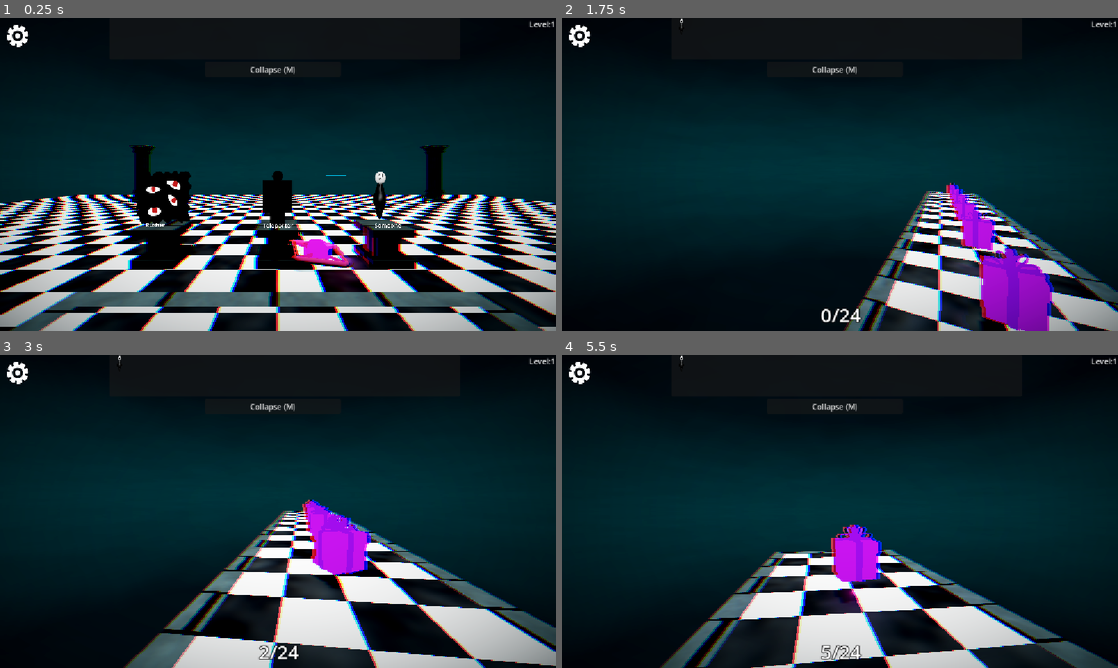
Above: before the commit, frames 1-4 (two rows, left to right).
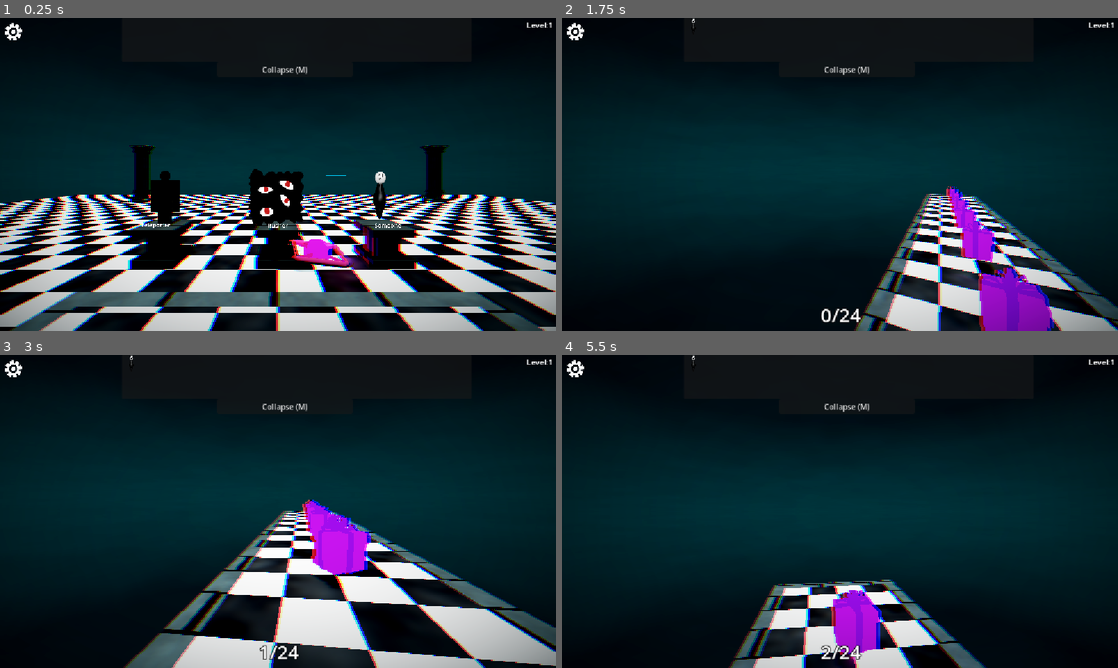
Above: after the commit, the same moments.

Repository: moonwavestudios/Voidscape
Game: Godot game, scene res://main.tscn
The game is run twice, just before and just after one commit, with the same random seed, the same clock (stepped at 60 frames per second) and the same inputs. The engine's default icon, where the game draws it, is replaced by a stand-in: a white triangle on a blue panel in a dark square.
Inputs (mouse positions are in pixels of both pictures, inside the frame that each line leads up to):
- Up to frame 1 (0.25 s): no input
- Up to frame 2 (1.75 s): tap Enter (ui_accept) at 0.5, 0.77, 1.52 s; move the mouse to (867, 174) at 0.52 s; hold Up (ui_up) from 0.53 s (still down); tap E (dash) at 0.6, 1.35 s; click (867, 174) at 0.67 s; tap F (interact) at 1.25 s; move the mouse to (812, 174) at 1.27 s; click (812, 174) at 1.42 s
- Up to frame 3 (3 s): keep holding Up (ui_up); move the mouse to (289, 505) at 2.02 s; tap F (interact) at 2.1 s; click (289, 505) at 2.17 s; tap E (dash) at 2.3, 2.85 s; move the mouse to (272, 517) at 2.77 s; click (272, 517) at 2.92 s
- Up to frame 4 (5.5 s): keep holding Up (ui_up); tap Enter (ui_accept) at 3.02, 3.77, 4.52 s; move the mouse to (878, 514) at 3.52 s; tap E (dash) at 3.6, 4.55, 5.1 s; click (878, 514) at 3.67 s; move the mouse to (795, 508) at 4.27 s; tap F (interact) at 4.35 s; click (795, 508) at 4.42 s; move the mouse to (845, 511) at 5.02 s; click (845, 511) at 5.17 s

The runs differ from the first frame. In frame 1, 2.1% of the frame differs, in the area x 0-100%, y 0-68%; in frame 2, 11%; in frame 3, 0.5%; in frame 4, 16%, in the area x 0-100%, y 0-100%.

Commit message:
added rushers sfx

Diff:
--- a/project.godot
+++ b/project.godot
@@ -24,6 +24,7 @@
 
 window/size/mode=4
 window/stretch/mode="canvas_items"
+window/stretch/aspect="expand"
 
 [global_group]
 
@@ -92,6 +93,10 @@
 ]
 }
 
+[input_devices]
+
+pointing/emulate_touch_from_mouse=true
+
 [physics]
 
 3d/physics_engine="Jolt Physics"
--- a/scenes/player_ui.tscn
+++ b/scenes/player_ui.tscn
@@ -14,6 +14,7 @@
 	if Input.is_action_just_pressed(\"Settings_Open\"):
 		$Settings.visible = not $Settings.visible
 		enabled = not enabled
+		$\"..\".menu_open = not $\"..\".menu_open
 		if enabled:
 			Input.set_mouse_mode(Input.MOUSE_MODE_CONFINED)
 		else:
@@ -71,6 +72,23 @@
 font_size = 31
 outline_size = 6
 outline_color = Color(0, 0, 0, 1)
+
+[sub_resource type="GDScript" id="GDScript_5vw27"]
+script/source = "extends HSlider
+
+@onready var camera = $\"../../../../../../Camera3D\"
+
+func _ready() -> void:
+	if not camera:
+		camera = get_viewport().get_camera_3d()
+	min_value = 30
+	max_value = 120
+	value = camera.fov
+	value_changed.connect(_on_value_changed)
+
+func _on_value_changed(new_value: float) -> void:
+	camera.fov = new_value
+"
 
 [sub_resource type="StyleBoxFlat" id="StyleBoxFlat_sk4pr"]
 bg_color = Color(0, 0, 0, 1)
@@ -92,6 +110,7 @@
 anchor_bottom = 1.0
 grow_horizontal = 2
 grow_vertical = 2
+mouse_filter = 2
 script = SubResource("GDScript_gygba")
 
 [node name="GiftsLabel" type="Label" parent="." unique_id=862672479]
@@ -119,8 +138,9 @@
 [node name="Mobile" type="Control" parent="." unique_id=1526959764]
 visible = false
 anchors_preset = 0
-offset_right = 40.0
-offset_bottom = 40.0
+offset_right = 6.0
+offset_bottom = 8.0
+mouse_filter = 2
 script = ExtResource("2_sk4pr")
 
 [node name="VirtualJoystick" type="VirtualJoystick" parent="Mobile" unique_id=47341495]
@@ -149,8 +169,9 @@
 
 [node name="SettingsButton" type="TextureButton" parent="." unique_id=256944336]
 layout_mode = 0
-offset_right = 70.0
-offset_bottom = 71.0
+offset_left = -1.0
+offset_right = 54.0
+offset_bottom = 55.0
 texture_normal = ExtResource("3_48xfa")
 ignore_texture_size = true
 stretch_mode = 0
@@ -158,14 +179,14 @@
 
 [node name="StuffPanel" type="Panel" parent="." unique_id=2072176008]
 layout_mode = 0
-offset_left = 227.0
-offset_right = 953.0
-offset_bottom = 86.0
+offset_left = 252.0
+offset_right = 977.0
+offset_bottom = 91.0
 
 [node name="GridContainer" type="GridContainer" parent="StuffPanel" unique_id=1110566949]
 layout_mode = 0
 offset_right = 727.0
-offset_bottom = 86.0
+offset_bottom = 90.0
 columns = 10
 
 [node name="Button" type="Button" parent="StuffPanel" unique_id=516023254]
@@ -180,10 +201,10 @@
 
 [node name="LevelLabel" type="Label" parent="." unique_id=1430607570]
 layout_mode = 0
-offset_left = 1037.0
-offset_top = 1.0
-offset_right = 1150.0
-offset_bottom = 24.0
+offset_left = 497.0
+offset_top = 3.0
+offset_right = 1145.0
+offset_bottom = 26.0
 text = "Level: 0"
 horizontal_alignment = 2
 
@@ -218,6 +239,7 @@
 offset_right = 626.0
 offset_bottom = 33.0
 allow_greater = true
+script = SubResource("GDScript_5vw27")
 
 [node name="Label" type="Label" parent="Settings" unique_id=1019620409]
 layout_mode = 0
--- a/scenes/threats/goober.tscn
+++ b/scenes/threats/goober.tscn
@@ -2,6 +2,7 @@
 
 [ext_resource type="Texture2D" uid="uid://c6aoundmvl08f" path="res://assets/images/rush.png" id="1_6kd72"]
 [ext_resource type="Script" uid="uid://v4rqnj5fid43" path="res://scripts/goober.gd" id="1_7b2qh"]
+[ext_resource type="AudioStream" uid="uid://c7eilkpmmsj56" path="res://assets/sfx/placeholder.mp3" id="3_ikfjj"]
 
 [sub_resource type="GDScript" id="GDScript_7b2qh"]
 script/source = "extends Area3D
@@ -22,6 +23,7 @@
 texture = ExtResource("1_6kd72")
 
 [node name="AudioStreamPlayer3D" type="AudioStreamPlayer3D" parent="." unique_id=1023939879]
+stream = ExtResource("3_ikfjj")
 
 [node name="Area3D" type="Area3D" parent="." unique_id=328892004]
 script = SubResource("GDScript_7b2qh")
--- a/scenes/world_7.tscn
+++ b/scenes/world_7.tscn
@@ -6,6 +6,7 @@
 [ext_resource type="Shader" uid="uid://byp45ooycf37s" path="res://shaders/underwater_wood.gdshader" id="4_sqawt"]
 [ext_resource type="PackedScene" uid="uid://ccxx1fvlstxf7" path="res://scenes/gifts.tscn" id="5_yr4sg"]
 [ext_resource type="PackedScene" uid="uid://d2b3o8glmbcy8" path="res://scenes/jumppad.tscn" id="6_ugkhc"]
+[ext_resource type="PackedScene" uid="uid://dbvxm8cy0ewaj" path="res://scenes/floors/floorD.tscn" id="7_ft1dk"]
 
 [sub_resource type="BoxShape3D" id="BoxShape3D_dl1o7"]
 size = Vector3(3.7759857, 0.113464355, 27.103733)
@@ -444,7 +445,7 @@
 mesh = SubResource("BoxMesh_sqawt")
 
 [node name="floor8" type="StaticBody3D" parent="." unique_id=531736811]
-transform = Transform3D(5.0007094e-07, 0, -26.574446, 0, 0.12740724, 0, 3.8134298, 0, 3.4848179e-06, -56.47437, 22.33, 0.03426087)
+transform = Transform3D(5.0007094e-07, 0, -26.574446, 0, 0.12740724, 0, 3.8134298, 0, 3.4848179e-06, -56.325603, 21.871176, 0.03426087)
 
 [node name="CollisionShape3D" type="CollisionShape3D" parent="floor8" unique_id=758491082]
 transform = Transform3D(0.99999934, 0, 0, 0, 0.9999995, 0, 0, 0, 0.9999965, 0, 0, 0)
@@ -477,40 +478,6 @@
 transform = Transform3D(-7.1345285e-10, 0, 1.2474781, 0, 1, 0, -0.016321898, 0, -5.4528993e-08, 0, 0, 0)
 mesh = SubResource("BoxMesh_sqawt")
 
-[node name="floor9" type="StaticBody3D" parent="." unique_id=1302877444]
-transform = Transform3D(4.2669635e-07, 0.105571896, -14.876771, -1.3812257e-07, 0.07132447, 22.020054, 3.8134298, -9.229387e-09, 2.462175e-06, -35.52507, 10.94586, 0.034701824)
-
-[node name="CollisionShape3D" type="CollisionShape3D" parent="floor9" unique_id=1365884116]
-transform = Transform3D(0.99999934, 0, 0, 0, 0.9999995, 0, 0, 0, 0.9999965, 0, 0, 0)
-shape = SubResource("BoxShape3D_yr4sg")
-
-[node name="MeshInstance3D" type="MeshInstance3D" parent="floor9/CollisionShape3D" unique_id=1607576764]
-mesh = SubResource("BoxMesh_ugkhc")
-
-[node name="CollisionShape3D2" type="CollisionShape3D" parent="floor9" unique_id=1154835470]
-transform = Transform3D(0.99999934, 0, 0, 0, 0.9999995, 0, 0, 0, 0.99998367, 0.56204104, 0, 0)
-shape = SubResource("BoxShape3D_ft1dk")
-
-[node name="MeshInstance3D" type="MeshInstance3D" parent="floor9/CollisionShape3D2" unique_id=74301399]
-transform = Transform3D(0.1200778, 0, 0, 0, 1, 0, 0, 0, 0.99999994, 0, 0, 0)
-mesh = SubResource("BoxMesh_dl1o7")
-
-[node name="CollisionShape3D3" type="CollisionShape3D" parent="floor9" unique_id=628395275]
-transform = Transform3D(0.99999934, 0, 0, 0, 0.9999995, 0, 0, 0, 0.99998355, -0.5593431, 0, 0)
-shape = SubResource("BoxShape3D_ft1dk")
-
-[node name="MeshInstance3D" type="MeshInstance3D" parent="floor9/CollisionShape3D3" unique_id=1236309730]
-transform = Transform3D(0.1200778, 0, 0, 0, 1, 0, 0, 0, 0.99999994, 0, 0, 0)
-mesh = SubResource("BoxMesh_dl1o7")
-
-[node name="CollisionShape3D5" type="CollisionShape3D" parent="floor9" unique_id=58008354]
-transform = Transform3D(0.9999994, 0, -1.5347723e-11, 0, 0.9999996, 0, 3.2773784e-13, 0, 0.9999834, 0.0028769008, 0, 0.50804913)
-shape = SubResource("BoxShape3D_h2fpa")
-
-[node name="MeshInstance3D" type="MeshInstance3D" parent="floor9/CollisionShape3D5" unique_id=1784186426]
-transform = Transform3D(-7.1345285e-10, 0, 1.2474781, 0, 1, 0, -0.016321898, 0, -5.4528993e-08, 0, 0, 0)
-mesh = SubResource("BoxMesh_sqawt")
-
 [node name="floor2" type="StaticBody3D" parent="." unique_id=22601603]
 transform = Transform3D(-3.81343, 0, 2.323212e-06, 0, 0.12740724, 0, -3.3338063e-07, 0, -26.574444, 0, 0, -15.232111)
 
@@ -800,3 +767,6 @@
 
 [node name="jumppad2" parent="." unique_id=1039322697 instance=ExtResource("6_ugkhc")]
 transform = Transform3D(1, 0, 0, 0, 1, 0, 0, 0, 1, -43.901123, 19.654703, 16.796747)
+
+[node name="floor10" parent="." unique_id=413518037 instance=ExtResource("7_ft1dk")]
+transform = Transform3D(1, 0, 0, 0, 1, 0, 0, 0, 1, -35.212914, 10.337526, 0)
--- a/scripts/game.gd
+++ b/scripts/game.gd
@@ -97,7 +97,6 @@
 	var map = _spawn_map()
 	$lobby.visible = false
 	$Maps.visible = true
-	spawn_monsters()
 	$"../Game".play()
 	$"../Intermission".stop()
 
@@ -109,6 +108,8 @@
 	for players in get_players():
 		players.global_position = $Maps/PlayerSpawn.position
 		players.get_node("player_ui/GiftsLabel").visible = true
+
+	get_tree().create_timer(3.0).timeout.connect(spawn_monsters)
 
 func end_round():
 	round_started = false
@@ -139,6 +140,10 @@
 	$Maps/Beacon.visible = false
 	$Maps/Beacon/CollisionShape3D.disabled = true
 
+func _delayed_spawn_monsters():
+	if round_started:
+		spawn_monsters()
+
 func _spawn_map():
 	spawn_random_room()
 
--- a/scripts/goober.gd
+++ b/scripts/goober.gd
@@ -59,11 +59,14 @@
 		"dashing":
 			dash_timer += delta
 			global_position += dash_direction * dash_speed * delta
+			if not $AudioStreamPlayer3D.playing:
+				$AudioStreamPlayer3D.play()
 			if dash_timer >= dash_duration:
 				state = "cooldown"
 				cooldown_timer = 0.0
 
 		"cooldown":
+			$AudioStreamPlayer3D.stop()
 			cooldown_timer += delta
 			if cooldown_timer >= cooldown:
 				state = "idle"
--- a/scripts/horse.gd
+++ b/scripts/horse.gd
@@ -107,6 +107,8 @@
 	var duration = 3.0
 	var steps = 30
 
+	$Area3D/CollisionShape3D.disabled = true
+
 	$Move.play()
 
 	var tween = create_tween()
@@ -123,6 +125,7 @@
 		_spawn_shockwave()
 		$Land.play()
 		$Move.stop()
+		$Area3D/CollisionShape3D.disabled = false
 	)
 
 func _on_area_3d_body_entered(body: Node3D) -> void:
--- a/scripts/idk.gd
+++ b/scripts/idk.gd
@@ -1,9 +1,8 @@
 extends Node3D
-
 @onready var game = $".."
-
 var selection_started = false
 var pending_selections = 0
+var total_selections = 0
 
 func _ready() -> void:
 	_populate_slots()
@@ -38,6 +37,7 @@
 		_hide_all_slots()
 		start_round()
 	else:
+		_activate_other_prox()
 		_populate_slots()
 
 func get_players():
@@ -45,17 +45,19 @@
 
 func _populate_slots() -> void:
 	var level = game.level
-	var categories = ["Threats"]
-	if level % 3 == 0:
+	var categories = []
+	var pick_number = total_selections - pending_selections + 1
+	if level % 3 == 0 and pick_number >= 2:
 		categories.append("Buffs")
 		categories.append("Curses")
-
+	else:
+		categories.append("Threats")
 	var all_options = []
 	for category in categories:
 		var options = ActiveModifiers.get_random_options(category, 3)
 		for mod_name in options.keys():
 			all_options.append({"category": category, "mod_name": mod_name, "mod_effect": options[mod_name]})
-
+	all_options.shuffle()
 	for i in range(min(3, all_options.size())):
 		var slot = _get_slot(i)
 		if not slot:
@@ -81,6 +83,7 @@
 func start_selection() -> void:
 	var level = game.level
 	pending_selections = 2 if level % 3 == 0 else 1
+	total_selections = pending_selections
 	selection_started = true
 	_activate_other_prox()
 	_activate_all_slots()
@@ -103,13 +106,3 @@
 	for child in get_children():
 		if child.name.contains("slot"):
 			child.visible = false
-
-func on_slot_chosen(category: String, mod_name: String, mod_effect: String) -> void:
-	ActiveModifiers._add_modifier(category, mod_name, mod_effect)
-	pending_selections -= 1
-
-	if pending_selections <= 0:
-		selection_started = false
-		_deactivate_other_prox()
-		_hide_all_slots()
-		start_round()
--- a/scripts/player.gd
+++ b/scripts/player.gd
@@ -2,25 +2,34 @@
 
 const MOUSE_SENSITIVITY = 0.008
 var pitch: float = 0.0
+
+var joystick_active = false
 
 @onready var camera: Camera3D = $Camera3D
 @onready var joystick: VirtualJoystick = $player_ui/Mobile/VirtualJoystick
 
 var gifts = 0
 const SPEED = 5.0
-const JUMP_VELOCITY = 4.5
+var ignore_next_mouse_motion = false
+const JUMP_VELOCITY = 6#4.5
 const DASH_FORCE = 50.0
 var dead = false
 var has_air_dashed = false
+var menu_open = false
 var camera_touch_index: int = -1
 
 func _ready() -> void:
 	Input.set_mouse_mode(Input.MOUSE_MODE_CAPTURED)
 	$player_ui/GameOver/RetryButton.pressed.connect(_on_retry_pressed)
+	joystick.pressed.connect(func(): joystick_active = true)
+	joystick.released.connect(func(_v): joystick_active = false)
 
 func _on_retry_pressed():
+	dead = false
+	camera_touch_index = -1
 	$"../game".reset_game()
 	Input.set_mouse_mode(Input.MOUSE_MODE_CAPTURED)
+	ignore_next_mouse_motion = true
 
 func _physics_process(delta: float) -> void:
 	if not is_on_floor():
@@ -49,6 +58,7 @@
 	if position.y <= -10 and not dead:
 		position = Vector3(0, 15, 0)
 		dead = true
+		camera_touch_index = -1
 
 	if direction:
 		velocity.x = direction.x * SPEED
@@ -60,28 +70,27 @@
 	move_and_slide()
 
 func _is_touch_in_joystick_zone(pos: Vector2) -> bool:
-	if not joystick or not $"player_ui/Mobile".visible:
+	if not joystick:
 		return false
-	var rect = joystick.get_global_rect()
-	rect = rect.grow(40)
-	return rect.has_point(pos)
+	var joystick_center = joystick.get_global_rect().get_center()
+	var distance = pos.distance_to(joystick_center)
+	return distance <= 100
 
 func _input(event: InputEvent) -> void:
+	if menu_open or dead:
+		return
 	if event is InputEventScreenTouch:
-		if event.pressed:
-			if not _is_touch_in_joystick_zone(event.position) and camera_touch_index == -1:
+		if event.pressed and camera_touch_index == -1:
+			if not _is_touch_in_joystick_zone(event.position):
 				camera_touch_index = event.index
-		else:
-			if event.index == camera_touch_index:
-				camera_touch_index = -1
-
+		elif event.index == camera_touch_index:
+			camera_touch_index = -1
 	elif event is InputEventScreenDrag:
 		if event.index == camera_touch_index:
 			rotate_y(-event.relative.x * MOUSE_SENSITIVITY)
 			pitch -= event.relative.y * MOUSE_SENSITIVITY
 			pitch = clamp(pitch, deg_to_rad(-80), deg_to_rad(80))
 			camera.rotation.x = pitch
-
 	elif event is InputEventMouseMotion:
 		rotate_y(-event.relative.x * MOUSE_SENSITIVITY)
 		pitch -= event.relative.y * MOUSE_SENSITIVITY
Not shown, added: assets/sfx/placeholder.mp3.import
Not shown, changed: export_presets.cfg
Not shown, added: assets/sfx/placeholder.mp3
